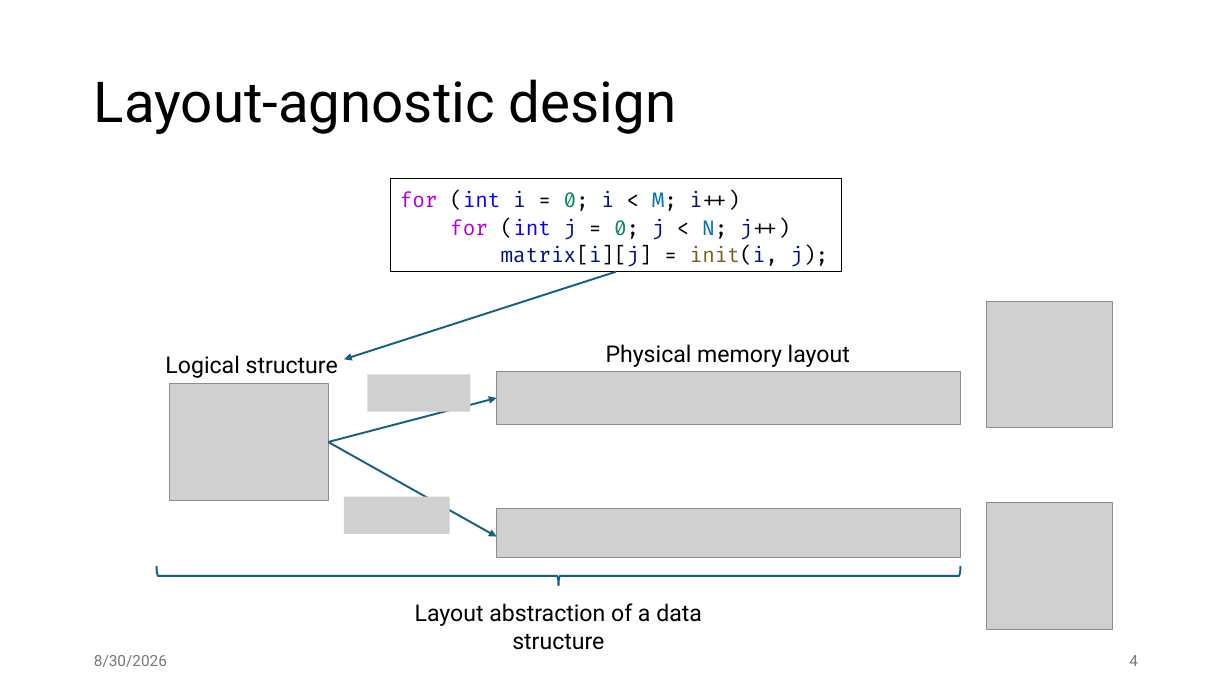
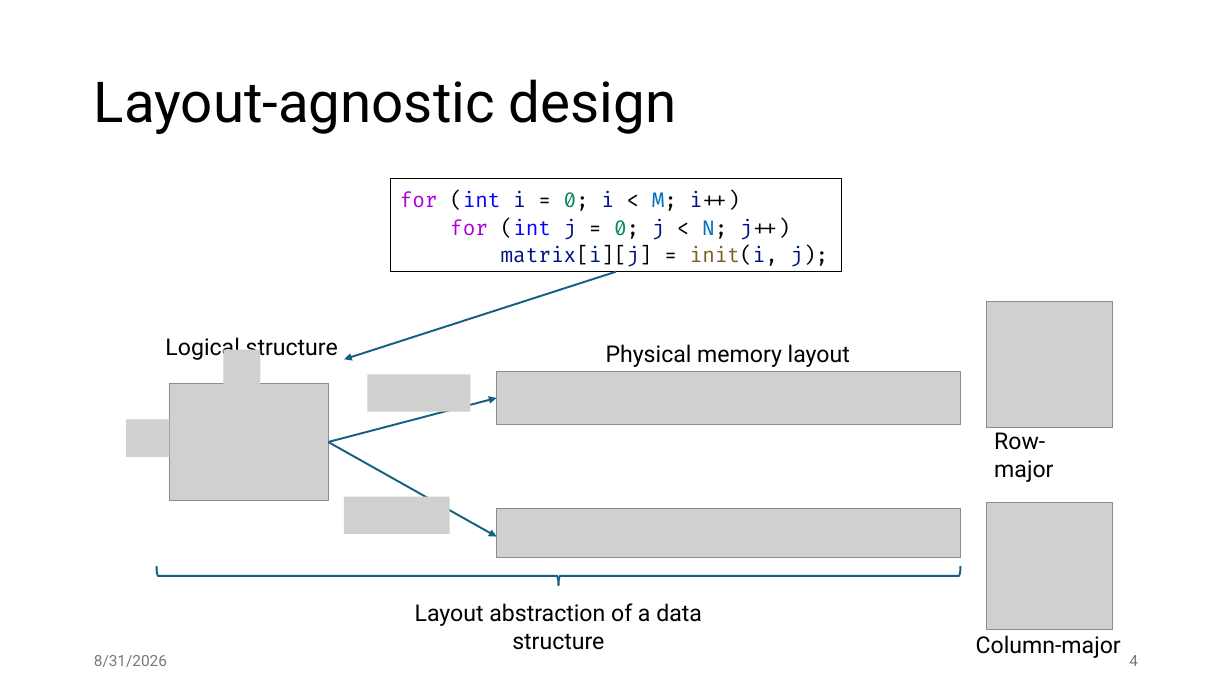
Before and after one commit to jiriklepl/phd-thesis, a slide deck: slide 4 of slides/Optimizing Memory Layouts and Traversal Orders in High-Performance Computing.pptx. Drawn at 1232x693 pixels with LibreOffice and Linux fonts; fonts in the diff are those of the drawing; grey boxes stand for pictures. Boxes give left, top, right and bottom in pixels: in the first picture for what was removed or moved away, otherwise in the second. Text is boxed around its words. In the diff, an @@ line names an element or a change of style, - is before the commit and + after.

```diff
--- a/slides/Optimizing Memory Layouts and Traversal Orders in High-Performance Computing.pptx
+++ b/slides/Optimizing Memory Layouts and Traversal Orders in High-Performance Computing.pptx
@@ text "Logical structure": place and size @@
-text "Logical structure" at [165,355,338,378]
+text "Logical structure" at [165,337,338,360]
@@ picture added at [224,350,261,387] @@
@@ picture added at [127,420,170,457] @@
@@ text added at [994,432,1053,482], 18 pt, text #000000 @@
+Row-major
@@ text at [94,655,167,667]: text changed @@
-8/30/2026
+8/31/2026
@@ text added at [976,635,1121,658], 18 pt, text #000000 @@
+Column-major
```
Also in this commit, not shown: 35 other slides changed, 1 slide added.
